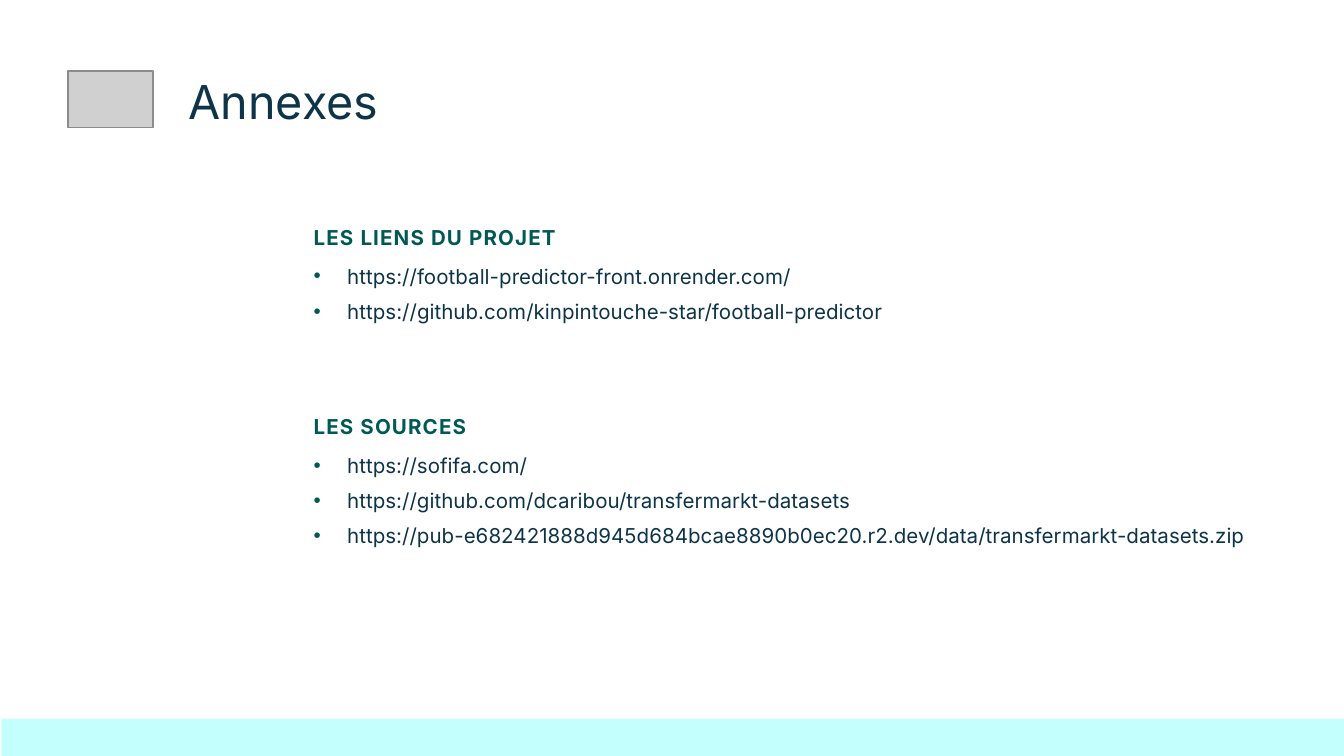
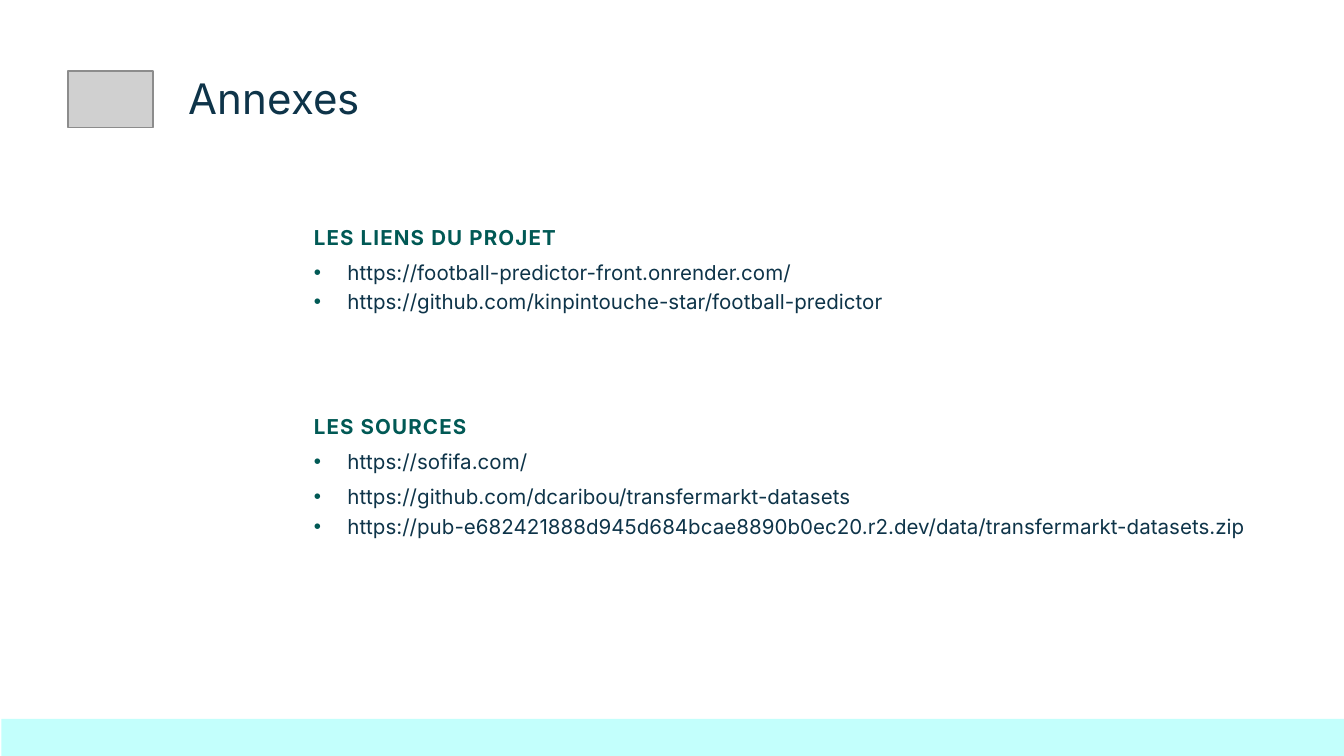
Before and after one commit to kinpintouche-star/football-predictor, a slide deck: slide 15 of FootballPredictorDemoDay20260803.pptx (slide 13 before the commit). Drawn at 1344x756 pixels with LibreOffice and Linux fonts; fonts in the diff are those of the drawing; grey boxes stand for pictures; background and template pictures are left out. Boxes give left, top, right and bottom in pixels: in the first picture for what was removed or moved away, otherwise in the second. Text is boxed around its words. In the diff, an @@ line names an element or a change of style, - is before the commit and + after.

```diff
--- a/FootballPredictorDemoDay20260803.pptx
+++ b/FootballPredictorDemoDay20260803.pptx
@@ title "Annexes" at [189, 83, 360, 115]: size 25 to 22.5 pt @@
@@ text "LES LIENS DU PROJET" rewrapped from [314, 230, 882, 324] to [314, 230, 882, 314] @@
@@ text "LES SOURCES" rewrapped from [314, 419, 1244, 548] to [314, 419, 1244, 539] @@
```
Also in this commit, not shown: 12 other slides changed, 2 slides added.
